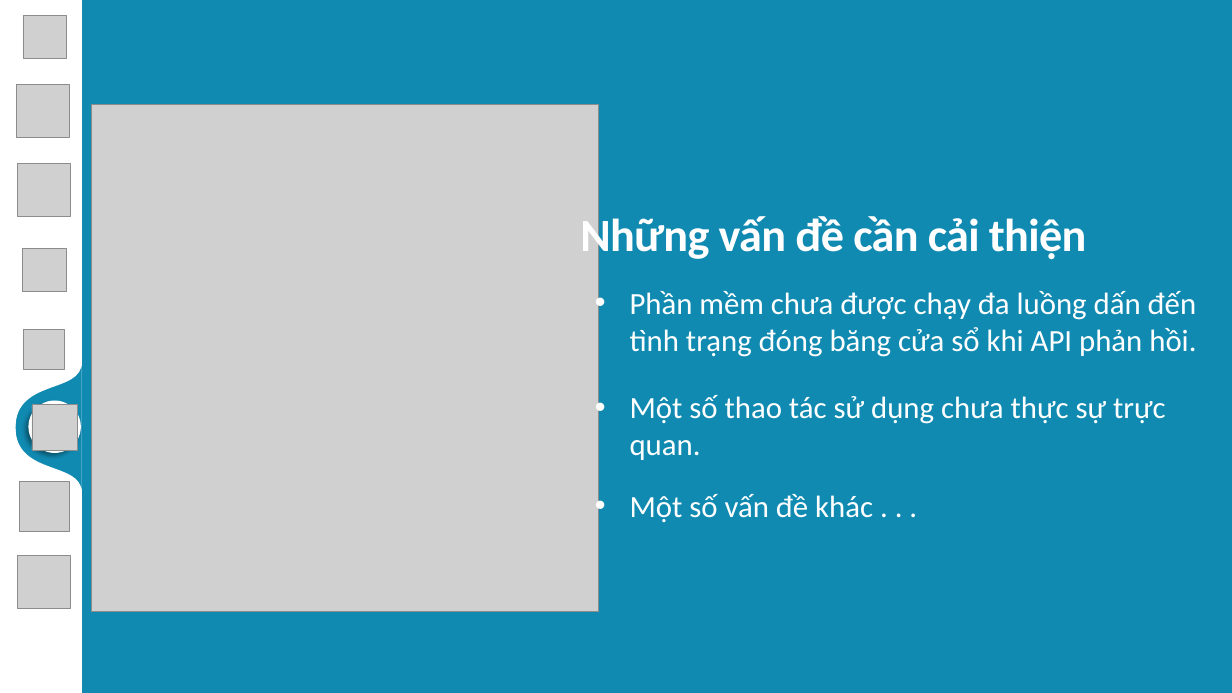
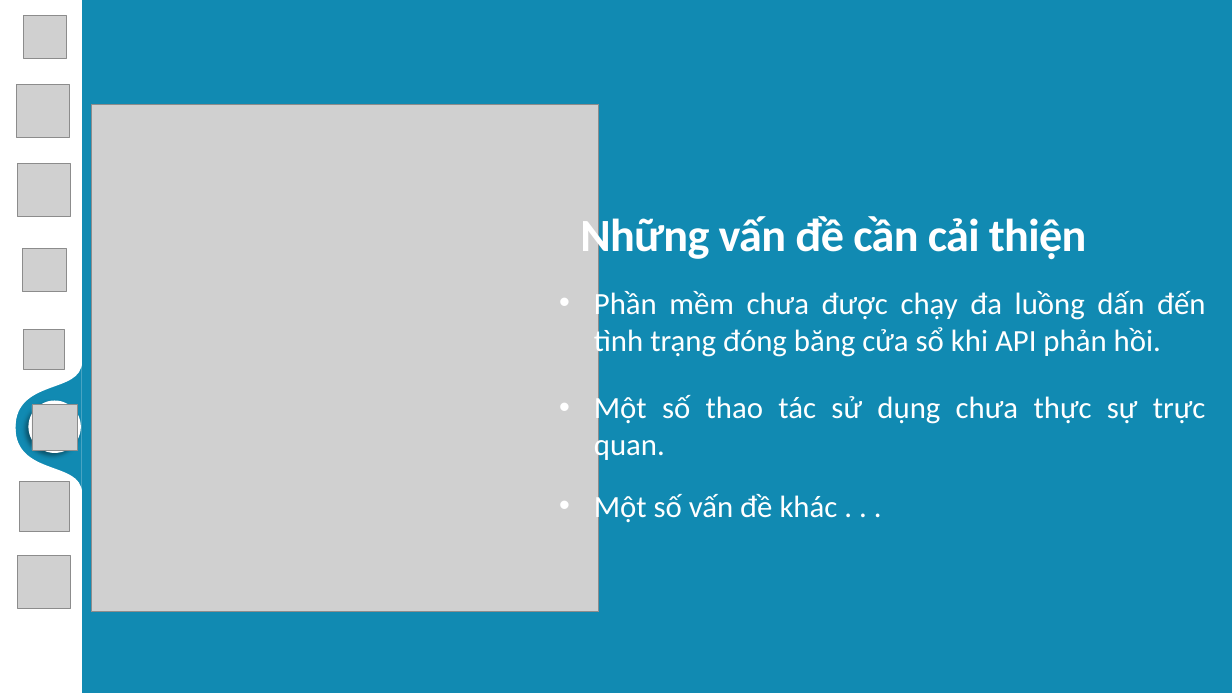
Before and after one commit to MaiNgocChau9/Python-App-A-, a slide deck: slide 16 of SPCK/SPCK.pptx. Drawn at 1232x693 pixels with LibreOffice and Linux fonts; fonts in the diff are those of the drawing; grey boxes stand for pictures; background and template pictures are left out. Boxes give left, top, right and bottom in pixels: in the first picture for what was removed or moved away, otherwise in the second. Text is boxed around its words. In the diff, an @@ line names an element or a change of style, - is before the commit and + after.

```diff
--- a/SPCK/SPCK.pptx
+++ b/SPCK/SPCK.pptx
@@ text "Phần mềm chưa được chạy ...": place and size @@
-text "Phần mềm chưa được chạy ..." at [630,291,1196,522]
+text "Phần mềm chưa được chạy ..." at [594,288,1206,525]
@@ text "Phần mềm chưa được chạy ..." at [594,288,1206,525]: alignment left to justified @@
```
Also in this commit, not shown: 1 other slide changed.
